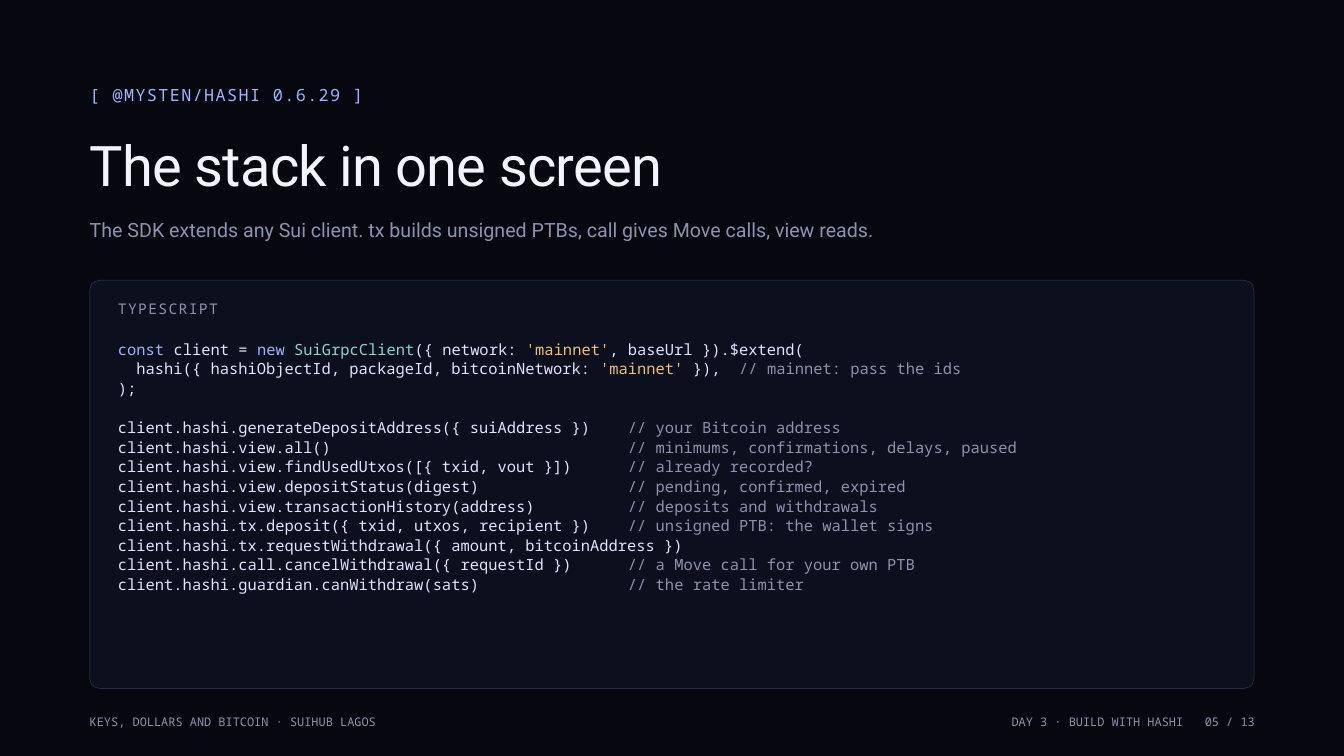
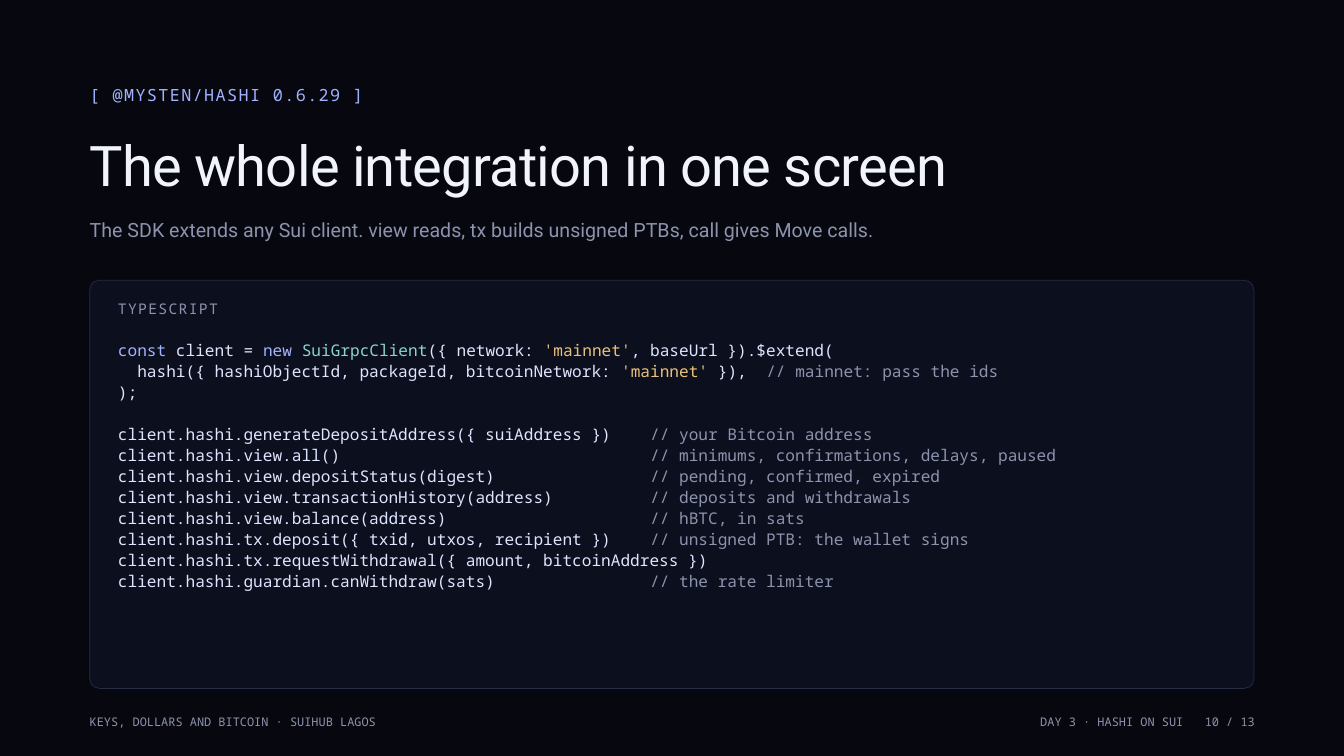
Before and after one commit to Nuel-osas/day3-ferry, a slide deck: slide 10 of teaching/Day3_Build_with_Hashi.pptx (slide 5 before the commit). Drawn at 1344x756 pixels with LibreOffice and Linux fonts; fonts in the diff are those of the drawing. Boxes give left, top, right and bottom in pixels: in the first picture for what was removed or moved away, otherwise in the second. Text is boxed around its words. In the diff, an @@ line names an element or a change of style, - is before the commit and + after.

```diff
--- a/teaching/Day3_Build_with_Hashi.pptx
+++ b/teaching/Day3_Build_with_Hashi.pptx
@@ text at [90, 144, 947, 198]: text changed @@
-The stack in one screen
+The whole integration in one screen
@@ text at [90, 222, 873, 241]: text changed @@
-The SDK extends any Sui client. tx builds unsigned PTBs, call gives Move calls, view reads.
+The SDK extends any Sui client. view reads, tx builds unsigned PTBs, call gives Move calls.
@@ text at [118, 343, 1056, 591]: size 11 to 11.5 pt; line spacing 14pt to 15pt @@
@@ text at [118, 460, 813, 476]: paragraph removed @@
-client.hashi.view.findUsedUtxos([{ txid, vout }]) // already recorded?
@@ text at [118, 511, 805, 527]: paragraph added @@
+client.hashi.view.balance(address) // hBTC, in sats
@@ text at [118, 558, 915, 574]: paragraph removed @@
-client.hashi.call.cancelWithdrawal({ requestId }) // a Move call for your own PTB
@@ text at [1040, 717, 1255, 726]: text changed @@
-DAY 3 · BUILD WITH HASHI 05 / 13
+DAY 3 · HASHI ON SUI 10 / 13
```
Also in this commit, not shown: 5 other slides changed, 7 slides added, 7 slides removed, 4 other files.
